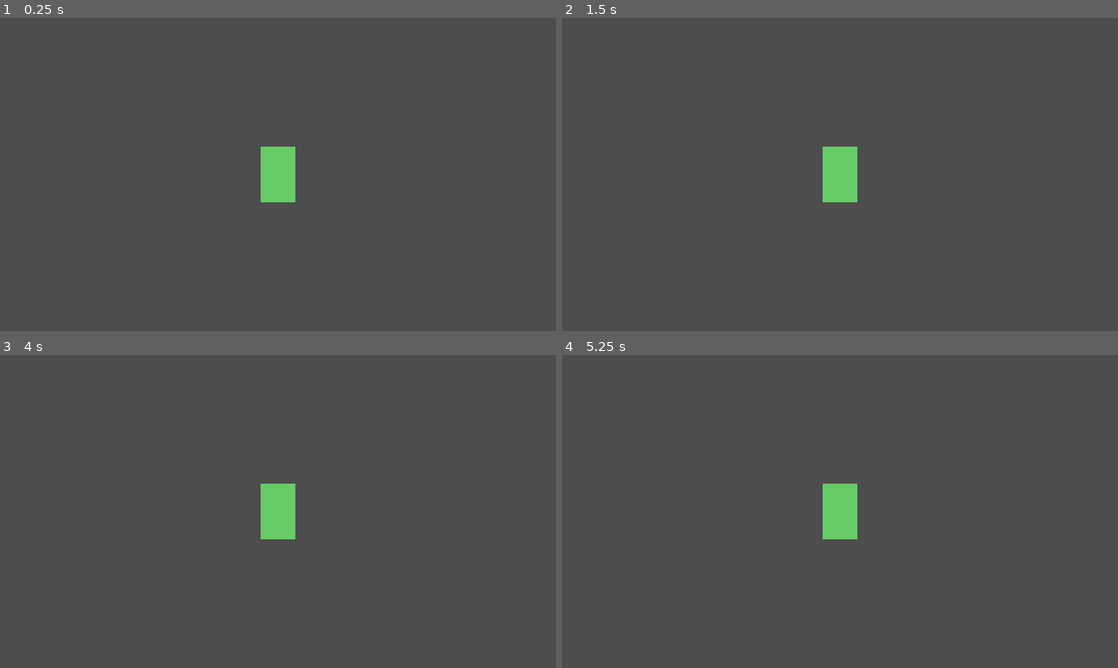
Above: before the commit, frames 1-4 (two rows, left to right).
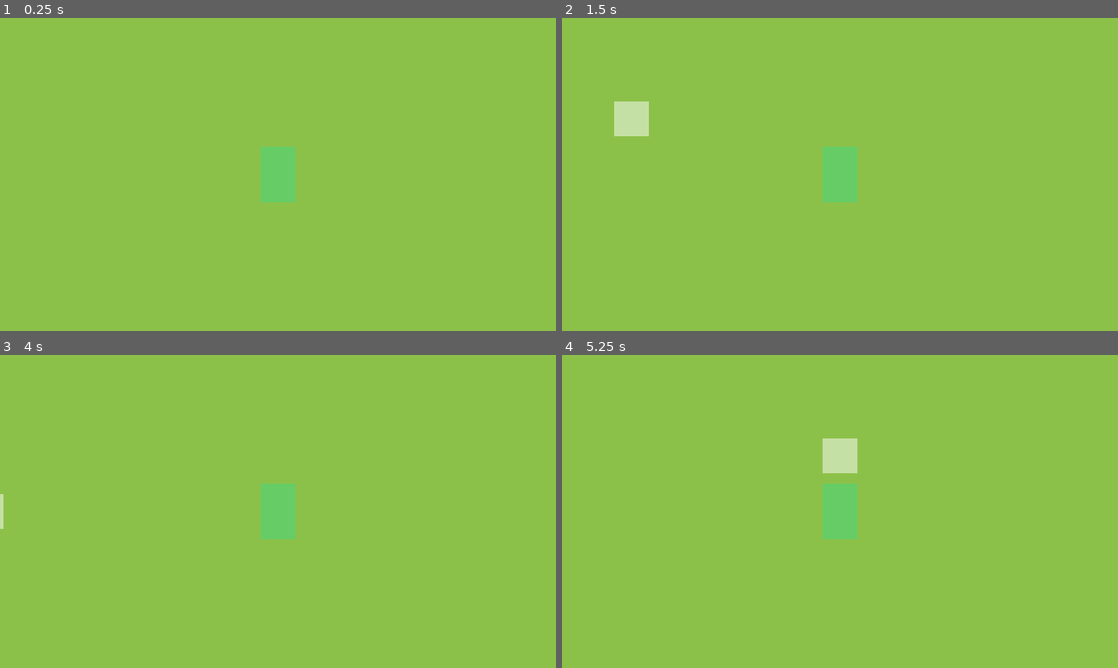
Above: after the commit, the same moments.

Repository: vito-mish/the-merry-fields
Game: Godot game, scene res://scenes/world/main.tscn
Two runs of this game, one before a commit and one after it. Both use one fixed random seed, a clock stepped at 60 frames per second and the inputs below.
Inputs:
- Up to frame 1 (0.25 s): no input
- Up to frame 2 (1.5 s): tap Enter at 0.5 s; hold D (move_right) 0.53-1.28 s; hold S (move_down) from 1.28 s (still down)
- Up to frame 3 (4 s): release S (move_down) at 2.03 s; hold D (move_right) 2.03-2.78 s; tap Space at 2.75 s; hold W (move_up) 2.78-3.53 s; tap Enter at 3.5 s; hold A (move_left) from 3.53 s (still down)
- Up to frame 4 (5.25 s): release A (move_left) at 5.03 s; hold S (move_down) from 5.03 s (still down)

The runs differ from the first frame. In frame 1, 99% of the frame differs, in the area x 0-100%, y 0-100%; in frame 2, 99%; in frame 3, 99%; in frame 4, 99%.

Commit message:
Add ground background to see player movement

Diff:
--- a/scenes/world/main.tscn
+++ b/scenes/world/main.tscn
@@ -4,5 +4,13 @@
 
 [node name="Main" type="Node2D"]
 
+[node name="Ground" type="Polygon2D" parent="."]
+polygon = PackedVector2Array(-600, -450, 600, -450, 600, 450, -600, 450)
+color = Color(0.55, 0.76, 0.29, 1.0)
+
+[node name="Marker" type="Polygon2D" parent="."]
+polygon = PackedVector2Array(-5, -5, 5, -5, 5, 5, -5, 5)
+color = Color(1.0, 1.0, 1.0, 0.5)
+
 [node name="Player" parent="." instance=ExtResource("1")]
-position = Vector2(160, 90)
+position = Vector2(0, 0)
